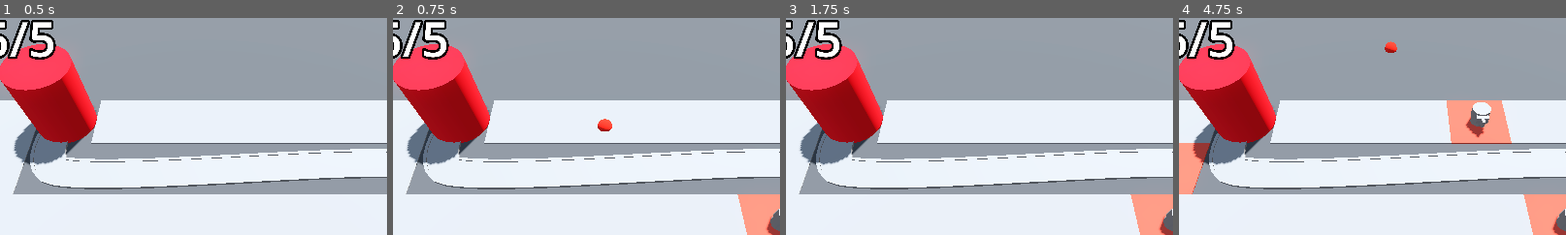
Above: before the commit, frames 1-4 (left to right).
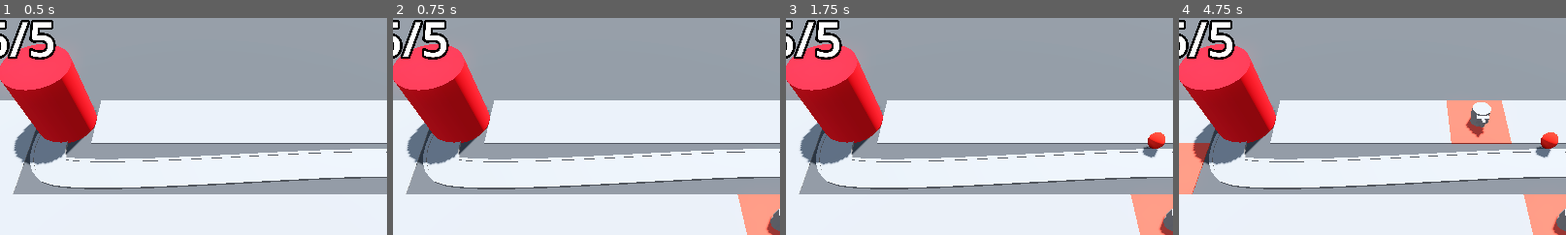
Above: after the commit, the same moments.

Repository: pyxn/godot-barbarian-blaster
Game: Godot game, scene res://Scenes/BaseLevel.tscn
Two runs of this game, one before a commit and one after it. Both use one fixed random seed, a clock stepped at 60 frames per second and the inputs below.
Inputs (mouse positions are % of the whole screen's width and height, from its top left):
- Up to frame 1 (0.5 s): no input
- Up to frame 2 (0.75 s): move the mouse to (72, 45) at 0.52 s; press the mouse at (72, 45) at 0.53 s
- Up to frame 3 (1.75 s): move the mouse to (30, 55) at 1.27 s; release the mouse at (30, 55) at 1.28 s; click (30, 55) at 1.35 s
- Up to frame 4 (4.75 s): move the mouse to (60, 28) at 2.02 s; press the mouse at (60, 28) at 2.03 s; move the mouse to (45, 70) at 2.77 s; release the mouse at (45, 70) at 2.78 s; click (45, 70) at 2.85 s; move the mouse to (80, 65) at 3.52 s; press the mouse at (80, 65) at 3.53 s; move the mouse to (20, 35) at 4.27 s; release the mouse at (20, 35) at 4.28 s; click (20, 35) at 4.35 s
The pictures show only the part of the screen within x 23-73%, y 0-50%; the shares and areas given below are measured in that part.

Frame 1 is identical in both runs. In frame 2, 0.2% of the frame differs, in the area x 52-57%, y 46-53%; in frame 3, 0.4%; in frame 4, 0.6%, in the area x 53-98%, y 10-65%.

Commit message:
48/Introducing timers

Diff:
--- a/Scenes/Turret/Projectile.gd
+++ b/Scenes/Turret/Projectile.gd
@@ -5,3 +5,6 @@
 
 func _physics_process(delta: float) -> void:
 	position = position + direction * speed * delta
+
+func _on_timer_timeout() -> void:
+	queue_free()
--- a/Scenes/Turret/Projectile.tscn
+++ b/Scenes/Turret/Projectile.tscn
@@ -19,3 +19,10 @@
 
 [node name="CollisionShape3D" type="CollisionShape3D" parent="."]
 shape = SubResource("SphereShape3D_7n26m")
+
+[node name="Timer" type="Timer" parent="."]
+wait_time = 2.0
+one_shot = true
+autostart = true
+
+[connection signal="timeout" from="Timer" to="." method="_on_timer_timeout"]
--- a/Scenes/Turret/Turret.gd
+++ b/Scenes/Turret/Turret.gd
@@ -2,6 +2,9 @@
 
 @export var projectile: PackedScene
 
-func _ready() -> void:
+@onready var turret_top: MeshInstance3D = $TurretBase/TurretTop
+
+func _on_timer_timeout() -> void:
 	var shot = projectile.instantiate()
 	add_child(shot)
+	shot.global_position = turret_top.global_position
--- a/Scenes/Turret/Turret.tscn
+++ b/Scenes/Turret/Turret.tscn
@@ -36,3 +36,8 @@
 [node name="Barrel" type="MeshInstance3D" parent="TurretBase/TurretTop/Visor"]
 transform = Transform3D(1, 0, 0, 0, 1, 0, 0, 0, 1, 0, 0, 0.354126)
 mesh = SubResource("BoxMesh_bqt12")
+
+[node name="Timer" type="Timer" parent="."]
+autostart = true
+
+[connection signal="timeout" from="Timer" to="." method="_on_timer_timeout"]
